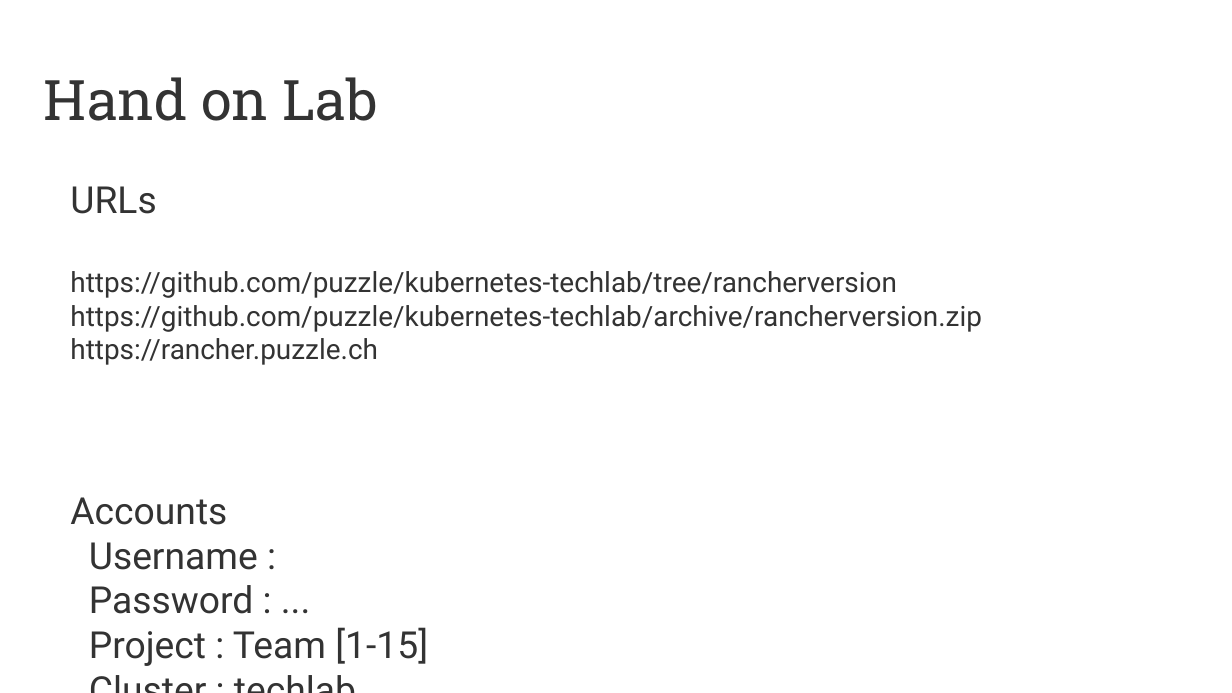
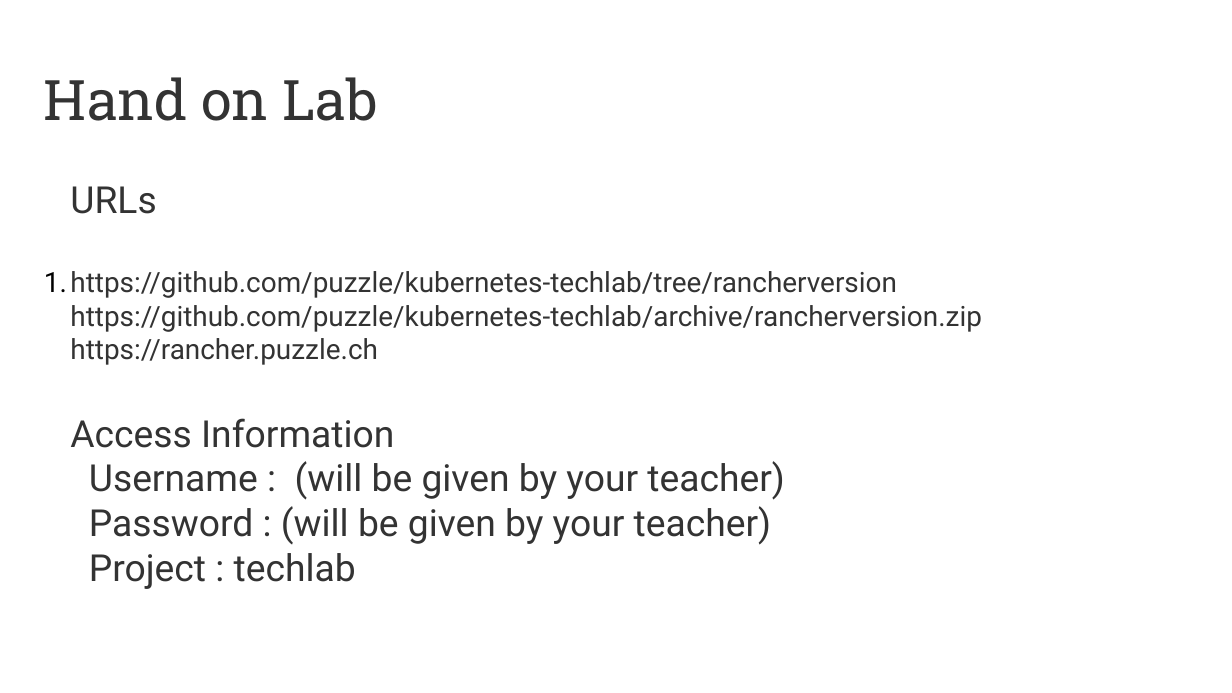
Before and after one commit to puzzle/kubernetes-techlab, a slide deck: slide 35 of presentation/introduction.odp. Drawn at 1232x693 pixels with LibreOffice and Linux fonts; fonts in the diff are those of the drawing. Boxes give left, top, right and bottom in pixels: in the first picture for what was removed or moved away, otherwise in the second. Text is boxed around its words. In the diff, an @@ line names an element or a change of style, - is before the commit and + after.

Commit message:
presentation

```diff
--- a/presentation/introduction.odp
+++ b/presentation/introduction.odp
@@ text at <box>70,271,982,589</box>: text changed @@
-https://github.com/puzzle/kubernetes-techlab/tree/rancherversion
-https://github.com/puzzle/kubernetes-techlab/archive/rancherversion.zip https://rancher.puzzle.ch
-Accounts
-Username :
-Password : ...
-Project : Team [1-15]
-Cluster : techlab
+1. https://github.com/puzzle/kubernetes-techlab/tree/rancherversion
+   https://github.com/puzzle/kubernetes-techlab/archive/rancherversion.zip https://rancher.puzzle.ch
+   Access Information
+   Username : (will be given by your teacher)
+   Password : (will be given by your teacher)
+   Project : techlab
```
Also in this commit, not shown: 3 other slides changed, 1 other file.
